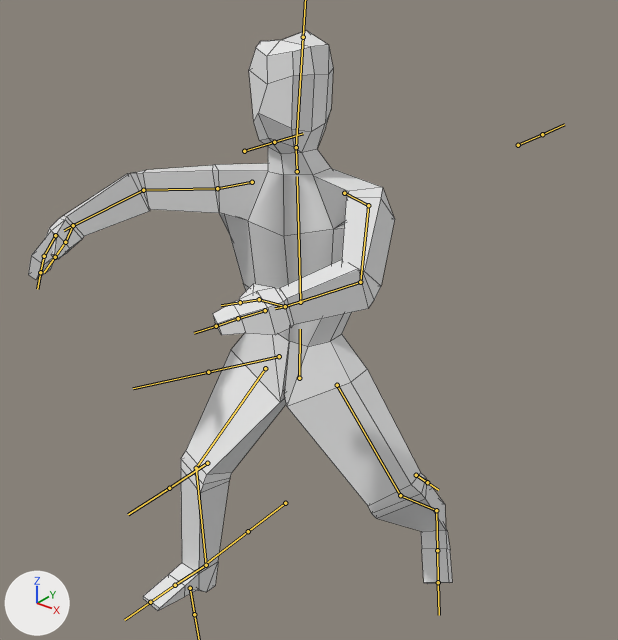
The FBX model MoodyPixel3D/Assets/Elements/Humanoid/humanoidFBX.fbx as it was, and as the next commit left it.
One viewpoint serves both versions: a 50 mm lens placed at (8.61, -10.71, 11.8), pointed at (0.23, -0.23, 5.3). Arrows for +X, +Y and +Z are at lower left; the lights stay in place. Both versions are drawn at frame 3 of the action 'DudeArmature|PostAttack_Left'; the numbers are the values there. The bones that bend it are drawn over the model as lines. Mesh edges are drawn as thin lines.

The first picture shows 'Dude'.
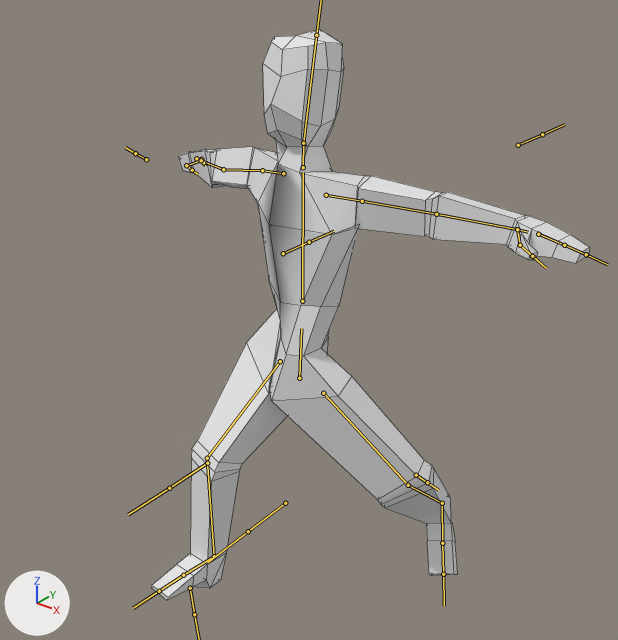
What differs and where, as boxes (x1, y1, x2, y2) in the pictures (618 x 640 px):
'Dude', posed: before (28, 30, 453, 611); after (151, 29, 590, 600)
bone 'Hips', root to tip: before (299, 378) to (300, 329); after (299, 378) to (301, 328)
bone 'Torax', root to tip: before (300, 302) to (297, 176); after (302, 301) to (303, 172)
bone 'Head', root to tip: before (296, 147) to (303, 37); after (303, 143) to (316, 35)
bone 'Arm.R', root to tip: before (252, 182) to (217, 188); after (283, 173) to (262, 170)
bone 'Arm2.R', root to tip: before (217, 188) to (143, 190); after (262, 170) to (223, 169)
bone 'Arm3.R', root to tip: before (143, 190) to (73, 225); after (223, 169) to (201, 160)
bone 'Hand1.R', root to tip: before (73, 225) to (64, 230); after (201, 160) to (199, 159)
bone 'Hand2.R', root to tip: before (55, 235) to (44, 256); after (196, 158) to (201, 159)
bone 'Hand3.R', root to tip: before (44, 256) to (40, 272); after (201, 159) to (203, 162)
bone 'Thumb1.R', root to tip: before (73, 225) to (65, 242); after (201, 160) to (186, 165)
bone 'Thumb2.R', root to tip: before (65, 242) to (55, 257); after (186, 165) to (192, 170)
bone 'Arm.L', root to tip: before (344, 193) to (368, 205); after (326, 195) to (362, 201)
bone 'Arm2.L', root to tip: before (368, 205) to (360, 282); after (362, 201) to (436, 214)
bone 'Arm3.L', root to tip: before (360, 282) to (285, 306); after (436, 214) to (517, 229)
bone 'Hand1.L', root to tip: before (285, 306) to (275, 308); after (517, 229) to (528, 232)
bone 'Leg1.R', root to tip: before (265, 368) to (196, 468); after (280, 361) to (207, 458)
bone 'Leg2.R', root to tip: before (196, 468) to (206, 565); after (207, 458) to (214, 556)
bone 'Leg1.L', root to tip: before (337, 385) to (400, 495); after (323, 393) to (408, 485)
bone 'Leg2.L', root to tip: before (400, 495) to (436, 510); after (408, 485) to (442, 503)

The change in detail:
Bone 'Hips' (bone_hips) turns from (0, 14, 1) to (1, -17, 2) degrees about its own x, y and z.
Bone 'Torax' (bone_torax) turns from (1, 3, 1) to (3, -9, 2) degrees about its own x, y and z.
Bone 'Head' (bone_head) turns from (-2, -18, 1) to (2, 26, -1) degrees about its own x, y and z.
Bone 'Arm.R' (bone_arm_r) turns from (3, -4, -46) to (1, -2, -22) degrees about its own x, y and z.
Bone 'Arm2.R' (bone_arm2_r) turns from (2, 1, 23) to (10, 19, 8) degrees about its own x, y and z.
Bone 'Arm3.R' (bone_arm3_r) turns from (21, 10, -23) to (-8, -31, 22) degrees about its own x, y and z.
Bone 'Hand1.R' (bone_hand1_r) turns from (10, 1, -12) to (8, 1, -7) degrees about its own x, y and z.
Bone 'Hand2.R' (bone_hand2_r) turns from (25, 13, 40) to (8, 22, 37) degrees about its own x, y and z.
Bone 'Hand3.R' (bone_hand3_r) turns from (13, 10, 12) to (12, 18, -2) degrees about its own x, y and z.
Bone 'Thumb1.R' (bone_thumb1_r) turns from (0, 0, 10) to (1, 1, 40) degrees about its own x, y and z.
Bone 'Thumb2.R' (bone_thumb2_r) turns from (6, 0, 5) to (23, -2, 20) degrees about its own x, y and z.
Bone 'Arm.L' (bone_arm_l) turns from (2, 4, 36) to (2, -6, -62) degrees about its own x, y and z.
Bone 'Arm2.L' (bone_arm2_l) turns from (54, 6, 55) to (0, 19, 27) degrees about its own x, y and z.
Bone 'Arm3.L' (bone_arm3_l) turns from (-37, 25, 30) to (1, -15, 0) degrees about its own x, y and z.
Bone 'Hand1.L' (bone_hand1_l) turns from (2, -1, 12) to (8, -1, 10) degrees about its own x, y and z.
Bone 'Leg1.R' (bone_leg1_r) turns from (-27, 16, 10) to (-36, -14, 3) degrees about its own x, y and z.
Bone 'Leg2.R' (bone_leg2_r) turns from (25, 4, -10) to (29, 4, -9) degrees about its own x, y and z.
Bone 'Leg1.L' (bone_leg1_l) turns from (-5, 16, -37) to (35, -1, -39) degrees about its own x, y and z.
Bone 'Leg2.L' (bone_leg2_l) turns from (39, -14, 29) to (21, -8, 34) degrees about its own x, y and z.
